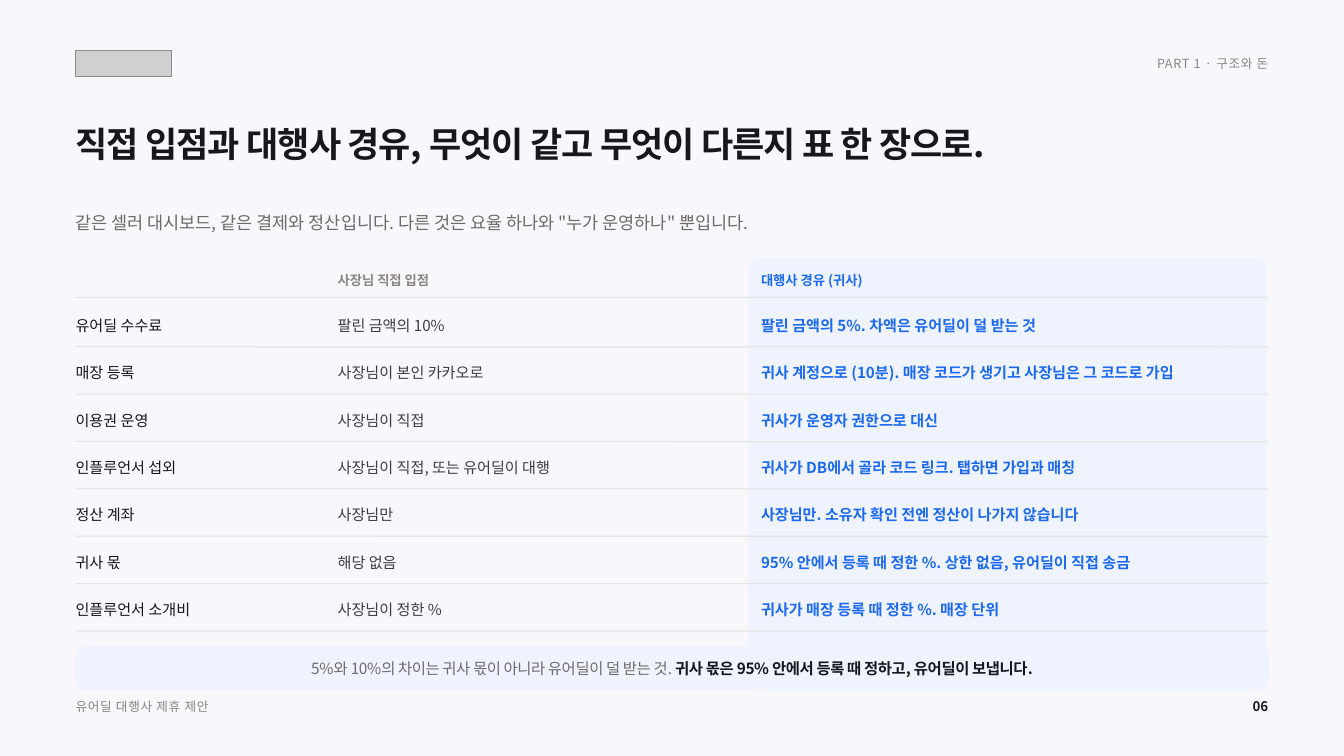
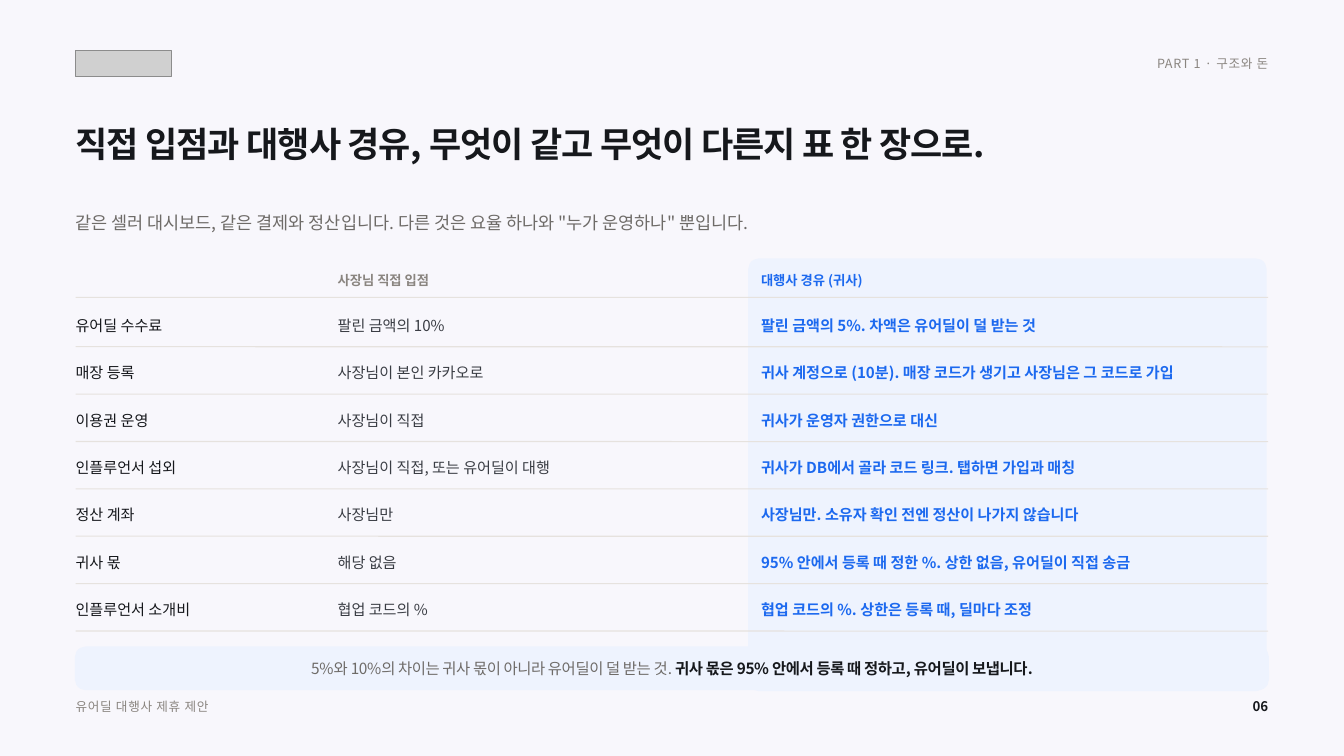
Before and after one commit to tobe2111/ur-live, a slide deck: slide 7 of docs/business/proposals/urdeal-agency-proposal.pptx. Drawn at 1344x756 pixels with LibreOffice and Linux fonts; fonts in the diff are those of the drawing; grey boxes stand for pictures. Boxes give left, top, right and bottom in pixels: in the first picture for what was removed or moved away, otherwise in the second. Text is boxed around its words. In the diff, an @@ line names an element or a change of style, - is before the commit and + after.

```diff
--- a/docs/business/proposals/urdeal-agency-proposal.pptx
+++ b/docs/business/proposals/urdeal-agency-proposal.pptx
@@ text at <box>338,602,411,616</box>: text changed @@
-사장님이 정한 %
+협업 코드의 %
@@ text at <box>761,602,1032,618</box>: text changed @@
-귀사가 매장 등록 때 정한 %. 매장 단위
+협업 코드의 %. 상한은 등록 때, 딜마다 조정
```
Also in this commit, not shown: 11 other slides changed, 9 other files.
